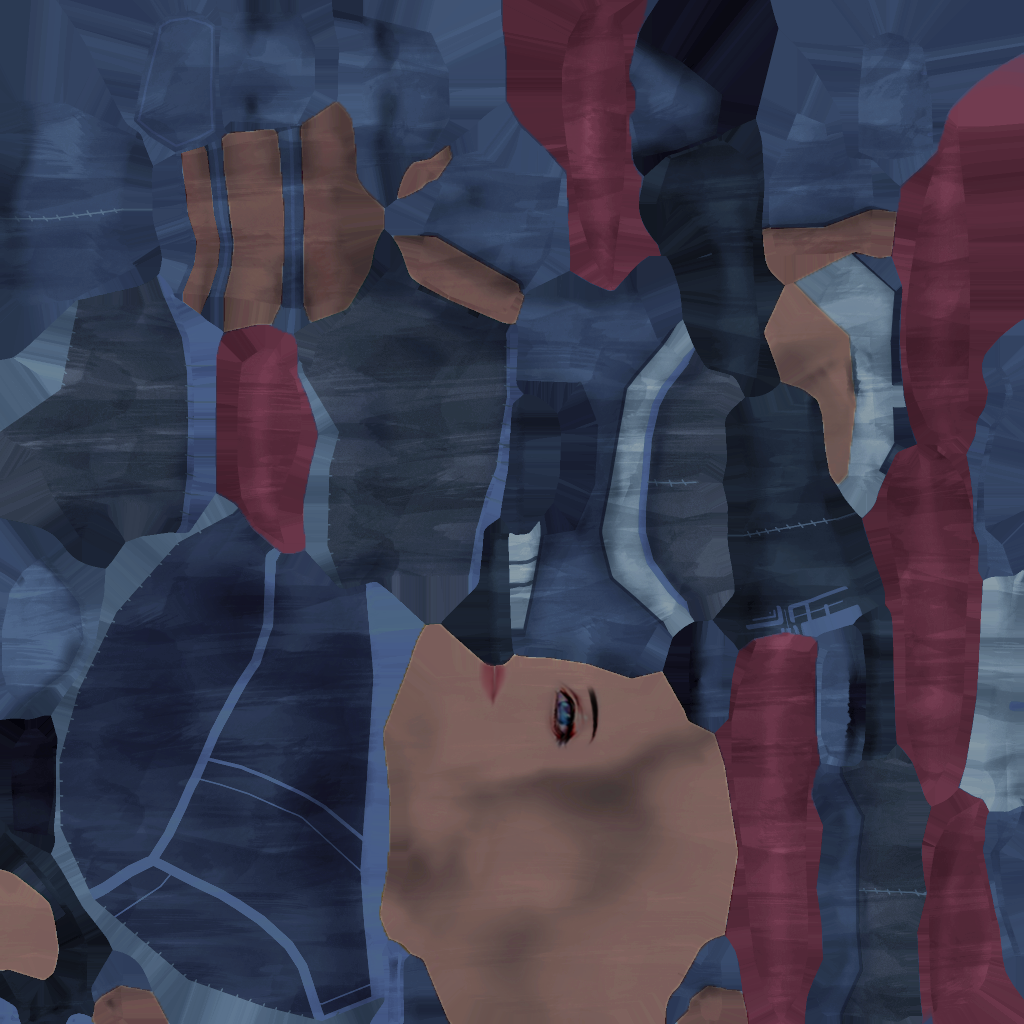
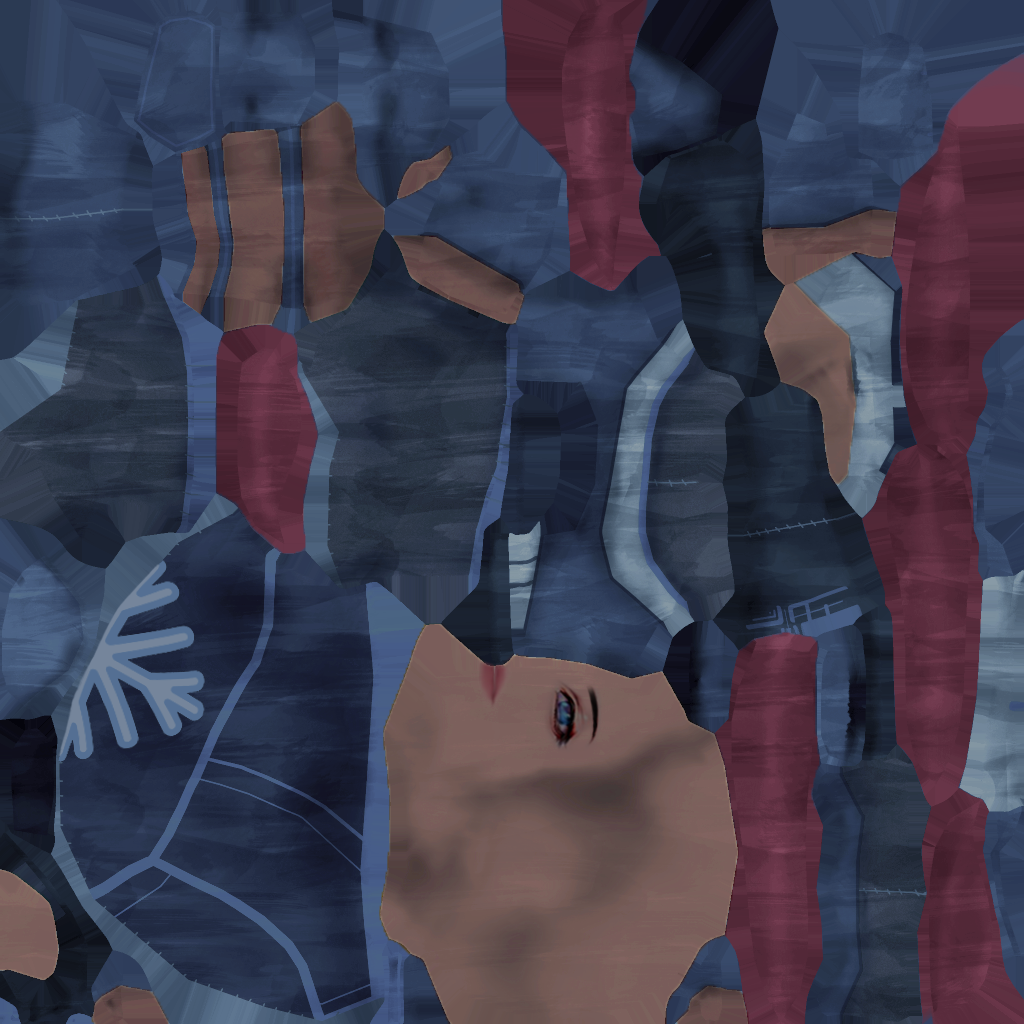
Layers edited between the first and the second 1024×1024 image:
added layer "Layer 6" above "Layer 5" over [58, 560, 205, 762]
